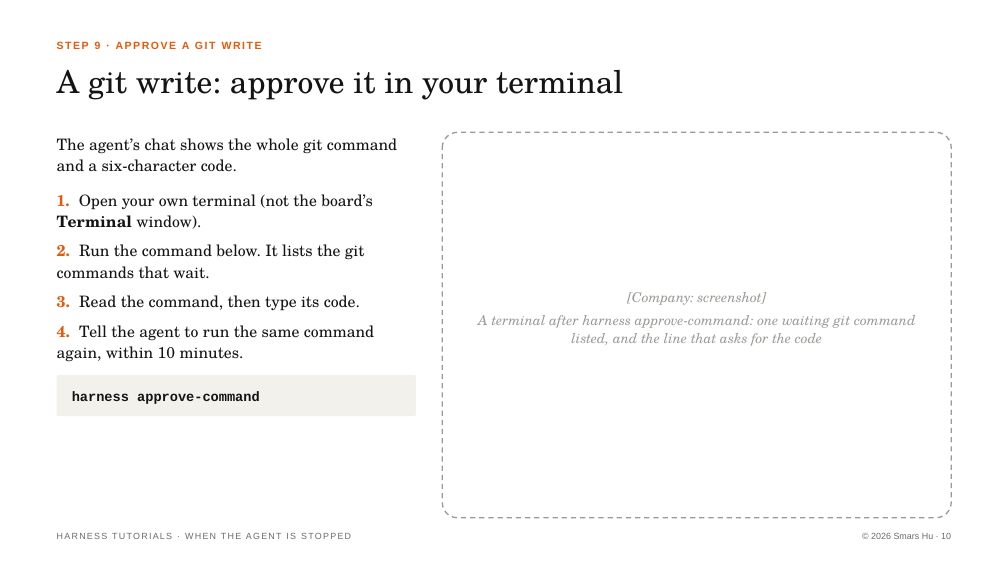
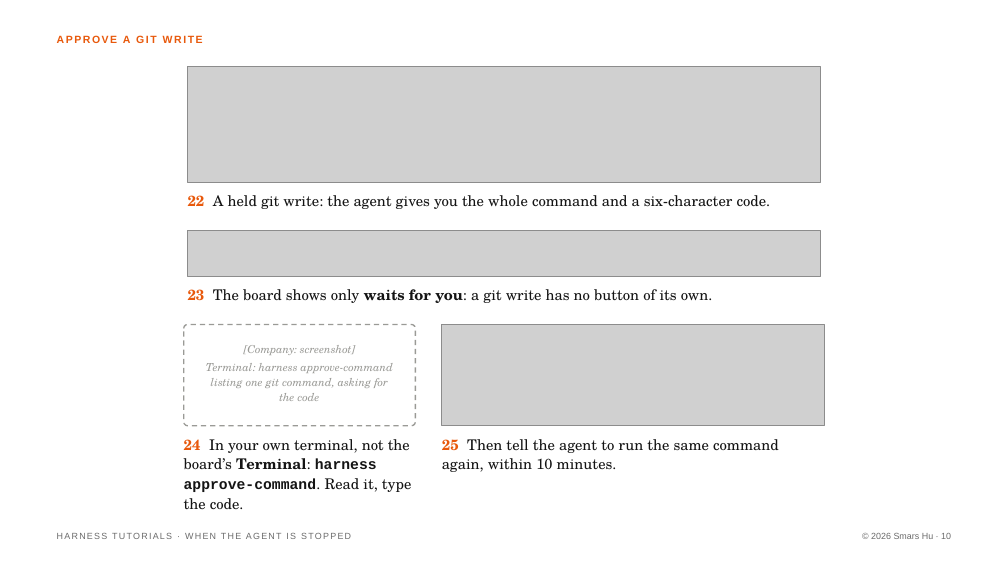
Before and after one commit to Smars-Bin-Hu/ai-exploration, a slide deck: slide 10 of source/tutorials/3_stopped.pptx. Drawn at 1008x567 pixels with LibreOffice and Linux fonts; fonts in the diff are those of the drawing; grey boxes stand for pictures. Boxes give left, top, right and bottom in pixels: in the first picture for what was removed or moved away, otherwise in the second. Text is boxed around its words. In the diff, an @@ line names an element or a change of style, - is before the commit and + after.

```diff
--- a/source/tutorials/3_stopped.pptx
+++ b/source/tutorials/3_stopped.pptx
@@ text at box(57, 35, 203, 43): text changed @@
-STEP 9 · APPROVE A GIT WRITE
+APPROVE A GIT WRITE
@@ text removed at box(57, 70, 623, 100) @@
-A git write: approve it in your terminal
@@ picture added at box(188, 67, 820, 182) @@
@@ rounded rectangle removed at box(442, 132, 951, 518) @@
@@ text removed at box(57, 194, 374, 361) @@
-1. Open your own terminal (not the board’s Terminal window).
-2. Run the command below. It lists the git commands that wait.
-3. Read the command, then type its code.
-4. Tell the agent to run the same command again, within 10 minutes.
@@ text at box(188, 195, 771, 209): text changed; size 15 to 14 pt @@
-The agent’s chat shows the whole git command and a six-character code.
+22 A held git write: the agent gives you the whole command and a six-character code.
@@ picture added at box(188, 231, 820, 276) @@
@@ text added at box(188, 289, 713, 303), 14 pt, text #141414 @@
+23 The board shows only waits for you: a git write has no button of its own.
@@ rounded rectangle added at box(184, 324, 415, 426), outline #9A9A96 1.25 pt dashed @@
@@ picture added at box(442, 324, 824, 426) @@
@@ text "[Company: screenshot]": place and size @@
-text "[Company: screenshot]" at box(478, 292, 916, 346)
+text "[Company: screenshot]" at box(206, 345, 393, 401)
@@ text at box(244, 345, 355, 355): size 13 to 10.5 pt in "[Company: screenshot]"; less space between paragraphs @@
@@ rounded rectangle removed at box(57, 375, 416, 416) @@
@@ text at box(206, 363, 393, 401): text changed; size 13 to 10.5 pt @@
-A terminal after harness approve-command: one waiting git command listed, and the line that asks for the code
+Terminal: harness approve-command listing one git command, asking for the code
@@ text removed at box(72, 391, 260, 404) @@
-harness approve-command
@@ text added at box(184, 439, 411, 510), 14 pt, text #141414 @@
+24 In your own terminal, not the board’s Terminal: harness approve-command. Read it, type the code.
@@ text added at box(442, 439, 779, 472), 14 pt, text #141414 @@
+25 Then tell the agent to run the same command again, within 10 minutes.
```
Also in this commit, not shown: 4 other slides changed, 8 slides added, 9 slides removed, 13 other files.
